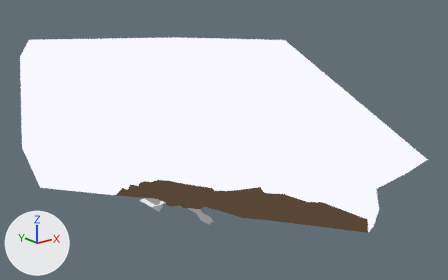
Renders of the Blender file alpine.blend from each side of a commit.
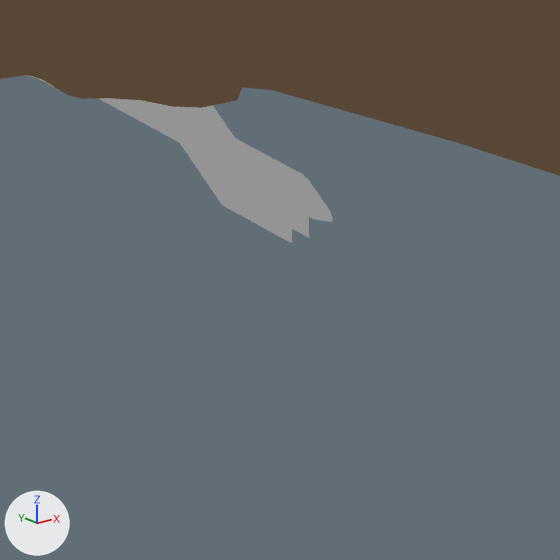
Each version is shown whole from a camera (50 mm lens) standing at (-1057.0, -1595.0, 827.0) and looking at (229.0, 11.0, 184.0), then close up on the part from 39% to 54% of the width and 70% to 93% of the height. The axes (+X, +Y, +Z) are drawn at lower left. The lights are the same throughout.

The first close-up shows 'bsp'.
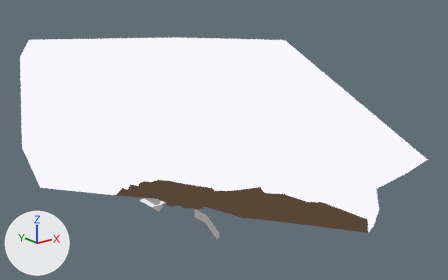
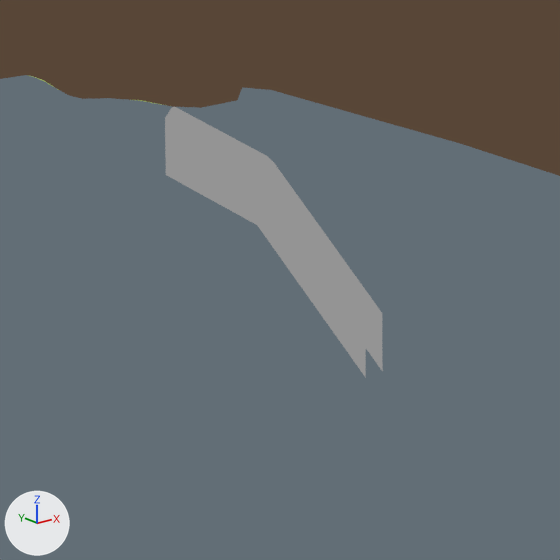
Commit message: Starting on downhill base structure

Diff of the bpy script that builds the scene:
```diff
--- a/alpine.blend.py
+++ b/alpine.blend.py
@@ me_bsp_mesh @@
 # used by ob_bsp; parent = ob_frame; location = (-115.5, -53.01, 29.27)
-me_bsp_mesh.from_pydata(...)  # 3797 vertices, 5969 faces; spans x -279.0..976.0, y -412.0..560.0, z -100.0..488.0
+me_bsp_mesh.from_pydata(...)  # 3839 vertices, 6002 faces; spans x -279.0..976.0, y -412.0..560.0, z -110.0..488.0
+# me_bsp_mesh part 1: a new loose piece of 24 vertices spanning x 179.0..187.0, y -108.0..16.0, z -110.0..-45.0, in mat_alpine_wall (its picture is missing)
+# me_bsp_mesh part 2
+# 54 vertices are removed from x 176.0..189.0, y -81.0..68.0, z -73.0..28.0
+# 52 faces are deleted
+# 18 vertices in x 82.0..86.0, y 64.0..70.0, z 50.0..53.0 move by (0.0, 0.0, 14.0)
+# 3 vertices in x 172.0..173.0, y 15.0..21.0, z 5.0..9.0 move by (1.0, 0.0, 0.0)
+# 2 vertices move from x 172.0..208.0, y 19.0..60.0, z 7.0..53.0 to x 174.0..209.0, y 19.0..59.0, z 7.0..54.0
+# 66 vertices are added at x 177.0..190.0, y -30.0..36.0, z -10.0..29.0
+# 6 new vertices lie (0.0, 11.0, 6.0) away from vertices in x 179.0..187.0, y -30.0..-19.0, z -9.0
+# 16 new faces join them, mat_alpine_cliff (its picture is missing)
+# 20 new faces join them, mat_alpine_trim (yellow #e7cc7a)
+# 11 new faces join them, mat_alpine_wall (its picture is missing)
+# 14 new faces join them, mat_alpine_excavated (its picture is missing)
+# 9 new faces join them, mat_alpine_floor (its picture is missing)
 me_bsp_mesh.materials.append(mat_alpine_wall)
```

Changed parts and their boxes (x1, y1, x2, y2) in the close-ups (560 x 560 px; the box of a moved part takes in the faces that stretch with it):
'bsp', reshaped: before (0, 0, 560, 243); after (0, 0, 560, 378)
part 1 of me_bsp_mesh, added: after (165, 107, 383, 378)
part 2 of me_bsp_mesh, moved or reshaped (not visible afterwards): before (100, 98, 333, 243)
